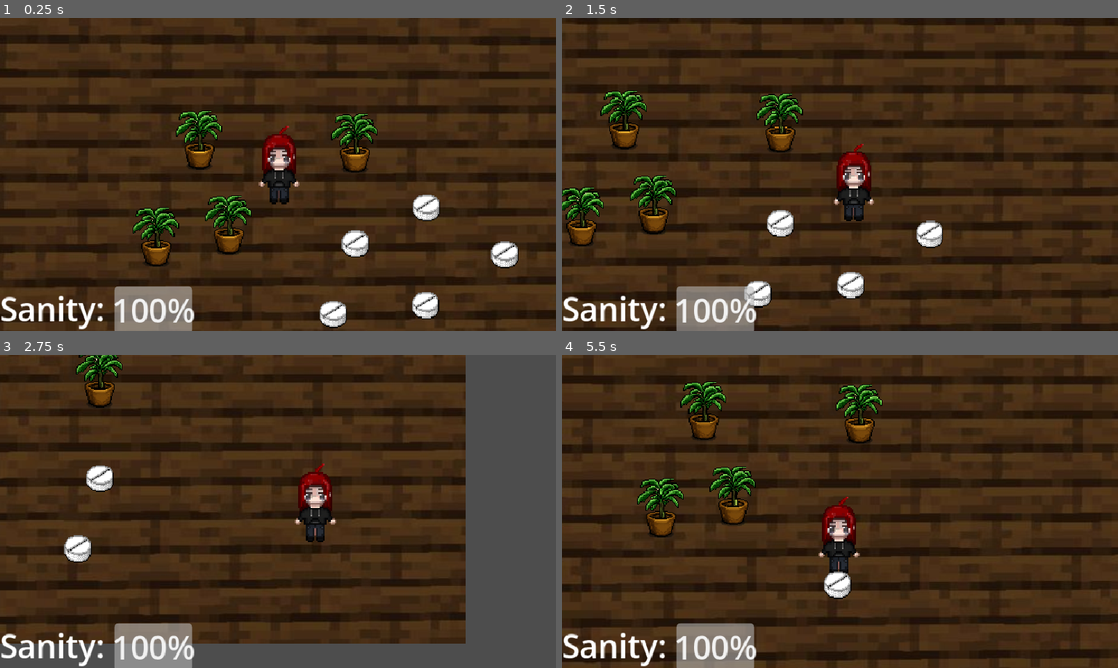
Above: before the commit, frames 1-4 (two rows, left to right).
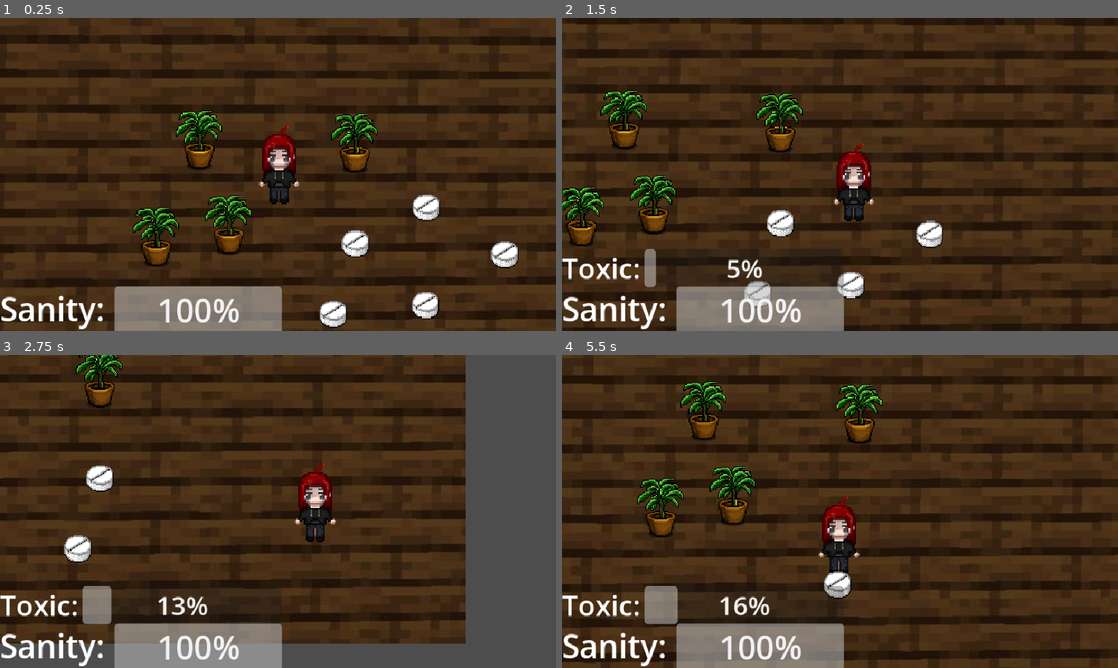
Above: after the commit, the same moments.

Repository: Tafi0405/Charlotte
Game: Godot game, scene res://piso.tscn
Two runs of this game, one before a commit and one after it. Both use one fixed random seed, a clock stepped at 60 frames per second and the inputs below.
Inputs:
- Up to frame 1 (0.25 s): no input
- Up to frame 2 (1.5 s): tap Enter at 0.5 s; hold D 0.53-1.28 s; hold Shift 0.53-1.28 s; hold S from 1.28 s (still down); tap Shift at 1.35 s
- Up to frame 3 (2.75 s): release S at 2.03 s; hold D from 2.03 s (still down); hold Shift from 2.03 s (still down)
- Up to frame 4 (5.5 s): release D at 2.78 s; release Shift at 2.78 s; hold W 2.78-3.53 s; tap Shift at 2.85, 4.35 s; hold Shift 3.53-4.28 s; hold A 3.53-5.03 s; hold S from 5.03 s (still down); hold Shift from 5.03 s (still down)

The runs differ from the first frame. In frame 1, 2.9% of the frame differs, in the area x 20-51%, y 85-100%; in frame 2, 3.7%; in frame 3, 4.1%; in frame 4, 4.4%, in the area x 0-51%, y 73-100%.

Commit message:
Barra de toxicidad creada

Diff:
--- a/charlotte.gd
+++ b/charlotte.gd
@@ -6,6 +6,11 @@
 @export var maxHealth: int = 100
 var currentHealth: int
 
+@export var maxToxicity: int = 100
+var currentToxicity: float = 0
+
+@export var toxicityDecayRange: float = 1.0
+
 # Tiempo necesario para perder 1 punto de salud
 @export var walk_health_interval: float = 5.0
 @export var run_health_interval: float = 2.5
@@ -13,10 +18,12 @@
 var healthTimer: float = 0.0
 
 signal healthChange
+signal toxicityChange
 
 func _ready():
 	add_to_group("player")
 	currentHealth = maxHealth
+	currentToxicity = 0
 
 func _physics_process(delta: float) -> void:
 	var direction = Vector2.ZERO
@@ -60,6 +67,14 @@
 
 			if currentHealth <= 0:
 				die()
+	if currentToxicity > 0:
+			currentToxicity -= toxicityDecayRange * delta
+			currentToxicity = max(currentToxicity, 0)
+			toxicityChange.emit()
+
+func add_toxicity(amount: float):
+	currentToxicity = min(currentToxicity + amount, maxToxicity)
+	toxicityChange.emit()
 
 func die():
 	print("Charlotte descendió a la locura...")
--- a/drug.gd
+++ b/drug.gd
@@ -1,6 +1,8 @@
 extends Area2D
 
 @export var healAmount: int = 10
+
+@export var toxicAmount: int = 5
 
 # Called when the node enters the scene tree for the first time.
 func _ready() -> void:
@@ -10,9 +12,14 @@
 func _on_body_entered(body):
 	if body.is_in_group("player"):
 		body.currentHealth = min (body.currentHealth + healAmount, body.maxHealth)
-	#body.healthChange.emit()
+
+	body.add_toxicity(toxicAmount)
+
+	body.healthChange.emit()
 
 	print("Recovered health: ", healAmount)
 	print("Current health: ", body.currentHealth)
+	print("Toxic amount: ", toxicAmount)
+	print("Current toxic: ", body.currentToxicity)
 
 	queue_free()
--- a/piso.tscn
+++ b/piso.tscn
@@ -6,6 +6,7 @@
 [ext_resource type="PackedScene" uid="uid://cmoral3tumpmy" path="res://character_body_2d.tscn" id="4_t6b2e"]
 [ext_resource type="Script" uid="uid://bcejren7mmegs" path="res://sanity.gd" id="5_hc6nc"]
 [ext_resource type="PackedScene" uid="uid://cr3kgrmpaec6m" path="res://drug.tscn" id="6_0g0i5"]
+[ext_resource type="Script" uid="uid://dleibv5c5cw28" path="res://toxic.gd" id="6_18jpq"]
 
 [sub_resource type="RectangleShape2D" id="RectangleShape2D_kijln"]
 size = Vector2(878, 1)
@@ -19,62 +20,62 @@
 [sub_resource type="RectangleShape2D" id="RectangleShape2D_0g0i5"]
 size = Vector2(1, 486)
 
-[node name="piso" type="Node2D" unique_id=2063759365]
+[node name="piso" type="Node2D"]
 y_sort_enabled = true
 position = Vector2(28, -6)
 
-[node name="MaderaOscura" type="Sprite2D" parent="." unique_id=1666275880]
+[node name="MaderaOscura" type="Sprite2D" parent="."]
 z_index = -1
 position = Vector2(441.00003, 167.00002)
 scale = Vector2(3.556, 3)
 texture = ExtResource("1_kijln")
 
-[node name="Planta" parent="." unique_id=1466287114 instance=ExtResource("2_t6b2e")]
+[node name="Planta" parent="." instance=ExtResource("2_t6b2e")]
 position = Vector2(75, 398)
 
-[node name="Planta2" parent="." unique_id=1190637010 instance=ExtResource("2_t6b2e")]
+[node name="Planta2" parent="." instance=ExtResource("2_t6b2e")]
 position = Vector2(663, 121)
 
-[node name="Planta3" parent="." unique_id=320744660 instance=ExtResource("2_t6b2e")]
+[node name="Planta3" parent="." instance=ExtResource("2_t6b2e")]
 position = Vector2(202, 111)
 
-[node name="Planta4" parent="." unique_id=1925929279 instance=ExtResource("2_t6b2e")]
+[node name="Planta4" parent="." instance=ExtResource("2_t6b2e")]
 position = Vector2(289, 362)
 
-[node name="Charlotte" parent="." unique_id=1131104483 instance=ExtResource("3_hc6nc")]
+[node name="Charlotte" parent="." instance=ExtResource("3_hc6nc")]
 position = Vector2(431, 191)
 
-[node name="Camera2D" type="Camera2D" parent="Charlotte" unique_id=491476488]
+[node name="Camera2D" type="Camera2D" parent="Charlotte"]
 position = Vector2(4, 9)
 zoom = Vector2(0.525, 0.525)
 position_smoothing_enabled = true
 
-[node name="Límites" type="StaticBody2D" parent="." unique_id=1322821530]
+[node name="Límites" type="StaticBody2D" parent="."]
 position = Vector2(-834, -572)
 scale = Vector2(3, 3)
 
-[node name="CollisionShape2D" type="CollisionShape2D" parent="Límites" unique_id=1760785829]
+[node name="CollisionShape2D" type="CollisionShape2D" parent="Límites"]
 position = Vector2(423.00003, -0.5)
 shape = SubResource("RectangleShape2D_kijln")
 
-[node name="CollisionShape2D2" type="CollisionShape2D" parent="Límites" unique_id=2078720160]
+[node name="CollisionShape2D2" type="CollisionShape2D" parent="Límites"]
 position = Vector2(424, 484)
 shape = SubResource("RectangleShape2D_t6b2e")
 
-[node name="CollisionShape2D3" type="CollisionShape2D" parent="Límites" unique_id=86667903]
+[node name="CollisionShape2D3" type="CollisionShape2D" parent="Límites"]
 position = Vector2(-16, 242)
 shape = SubResource("RectangleShape2D_hc6nc")
 
-[node name="CollisionShape2D4" type="CollisionShape2D" parent="Límites" unique_id=1398900087]
+[node name="CollisionShape2D4" type="CollisionShape2D" parent="Límites"]
 position = Vector2(863, 242)
 shape = SubResource("RectangleShape2D_0g0i5")
 
-[node name="Enemigo" parent="." unique_id=1623863490 instance=ExtResource("4_t6b2e")]
+[node name="Enemigo" parent="." instance=ExtResource("4_t6b2e")]
 position = Vector2(1525, -361)
 
-[node name="CanvasLayer" type="CanvasLayer" parent="." unique_id=1643635403]
+[node name="CanvasLayer" type="CanvasLayer" parent="."]
 
-[node name="Label" type="Label" parent="CanvasLayer" unique_id=53994845]
+[node name="Sanity" type="Label" parent="CanvasLayer"]
 anchors_preset = 2
 anchor_top = 1.0
 anchor_bottom = 1.0
@@ -84,10 +85,10 @@
 theme_override_font_sizes/font_size = 50
 text = "Sanity:"
 
-[node name="ProgressBar" type="ProgressBar" parent="CanvasLayer/Label" unique_id=1777874040]
+[node name="ProgressBar" type="ProgressBar" parent="CanvasLayer/Sanity"]
 layout_mode = 0
 offset_left = 178.0
-offset_right = 299.0
+offset_right = 438.0
 offset_bottom = 73.0
 theme_override_colors/font_color = Color(0.95, 0.95, 0.95, 1)
 theme_override_colors/font_outline_color = Color(0.9691369, 0.9691369, 0.9691368, 1)
@@ -95,17 +96,37 @@
 value = 100.0
 script = ExtResource("5_hc6nc")
 
-[node name="Drug" parent="." unique_id=2551841 instance=ExtResource("6_0g0i5")]
+[node name="Toxic" type="Label" parent="CanvasLayer"]
+anchors_preset = 2
+anchor_top = 1.0
+anchor_bottom = 1.0
+offset_top = -129.0
+offset_right = 122.0
+offset_bottom = -68.0
+grow_vertical = 0
+theme_override_font_sizes/font_size = 44
+text = "Toxic:"
+
+[node name="ProgressBar" type="ProgressBar" parent="CanvasLayer/Toxic"]
+layout_mode = 0
+offset_left = 128.0
+offset_top = 2.0
+offset_right = 438.0
+offset_bottom = 61.0
+theme_override_font_sizes/font_size = 40
+script = ExtResource("6_18jpq")
+
+[node name="Drug" parent="." instance=ExtResource("6_0g0i5")]
 position = Vector2(664, 405)
 
-[node name="Drug2" parent="." unique_id=817358852 instance=ExtResource("6_0g0i5")]
+[node name="Drug2" parent="." instance=ExtResource("6_0g0i5")]
 position = Vector2(874, 298)
 
-[node name="Drug3" parent="." unique_id=1672438619 instance=ExtResource("6_0g0i5")]
+[node name="Drug3" parent="." instance=ExtResource("6_0g0i5")]
 position = Vector2(1106, 437)
 
-[node name="Drug4" parent="." unique_id=53436460 instance=ExtResource("6_0g0i5")]
+[node name="Drug4" parent="." instance=ExtResource("6_0g0i5")]
 position = Vector2(872, 587)
 
-[node name="Drug5" parent="." unique_id=795910008 instance=ExtResource("6_0g0i5")]
+[node name="Drug5" parent="." instance=ExtResource("6_0g0i5")]
 position = Vector2(598, 613)
--- a/project.godot
+++ b/project.godot
@@ -16,7 +16,7 @@
 
 config/name="charlotte"
 run/main_scene="res://piso.tscn"
-config/features=PackedStringArray("4.6", "Forward Plus")
+config/features=PackedStringArray("4.5", "Forward Plus")
 config/icon="res://icon.svg"
 
 [display]
--- /dev/null
+++ b/toxic.gd
@@ -0,0 +1,12 @@
+extends ProgressBar
+
+@onready var player = get_tree().get_first_node_in_group("player")
+@onready var Toxic = get_parent()
+
+func _ready():
+	max_value = player.maxToxicity
+	Toxic.visible = false
+
+func _process(_delta):
+	value = player.currentToxicity
+	Toxic.visible = player.currentToxicity > 0
Not shown: 1 places in piso.tscn that only renumber resources
Not shown, added: toxic.gd.uid
